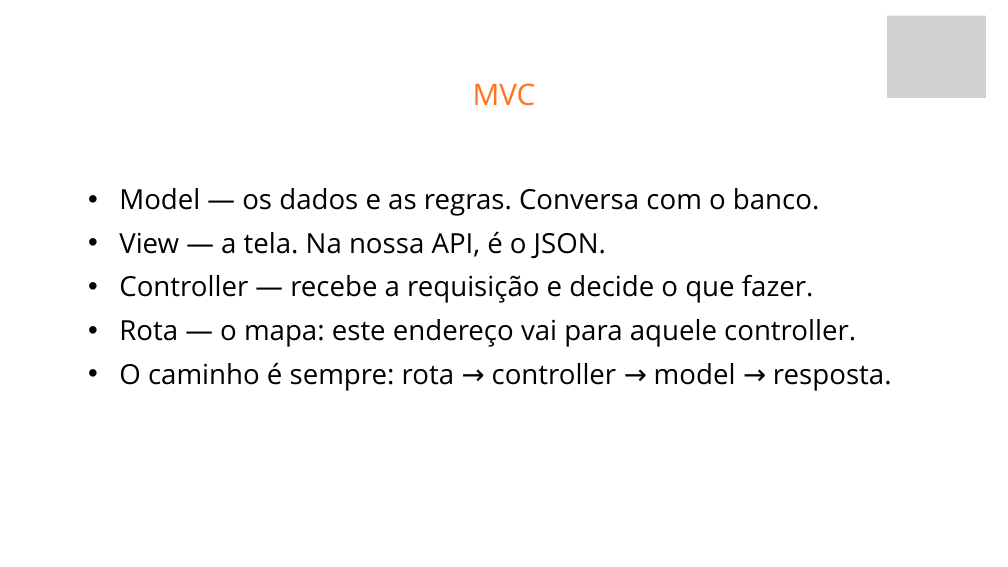
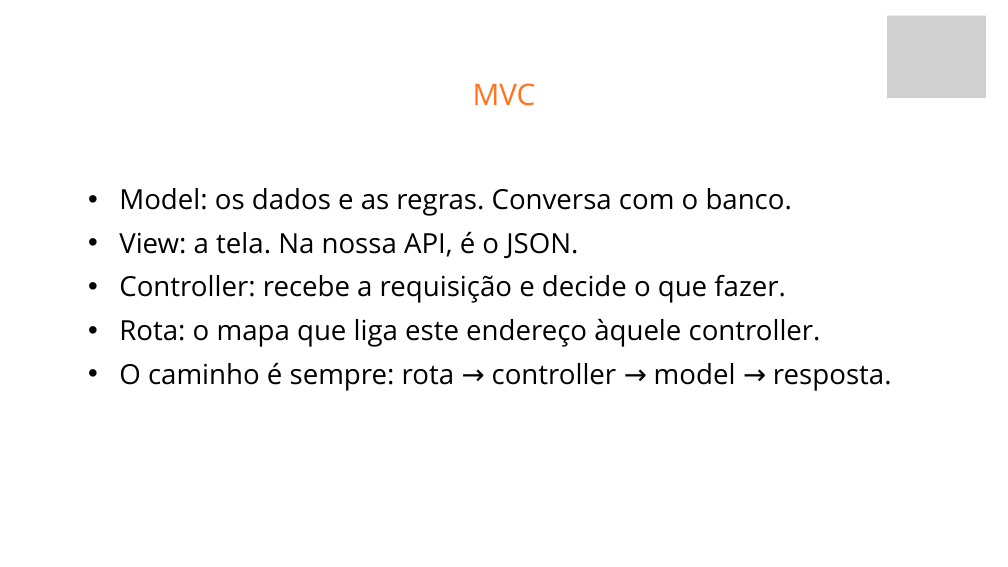
Before and after one commit to fabriciosiqueira08/capacitacao-gabarito, a slide deck: slide 54 of slides/build/aula-01-fundamentos-de-back-end.pptx. Drawn at 1008x567 pixels with LibreOffice and Linux fonts; fonts in the diff are those of the drawing; grey boxes stand for pictures; background and template pictures are left out. Boxes give left, top, right and bottom in pixels: in the first picture for what was removed or moved away, otherwise in the second. Text is boxed around its words. In the diff, an @@ line names an element or a change of style, - is before the commit and + after.

```diff
--- a/slides/build/aula-01-fundamentos-de-back-end.pptx
+++ b/slides/build/aula-01-fundamentos-de-back-end.pptx
@@ text at box(119, 188, 821, 347): text changed @@
-  • Model — os dados e as regras. Conversa com o banco.
-  • View — a tela. Na nossa API, é o JSON.
-  • Controller — recebe a requisição e decide o que fazer.
-  • Rota — o mapa: este endereço vai para aquele controller.
+  • Model: os dados e as regras. Conversa com o banco.
+  • View: a tela. Na nossa API, é o JSON.
+  • Controller: recebe a requisição e decide o que fazer.
+  • Rota: o mapa que liga este endereço àquele controller.
```
Also in this commit, not shown: 17 other slides changed, 7 other files.
